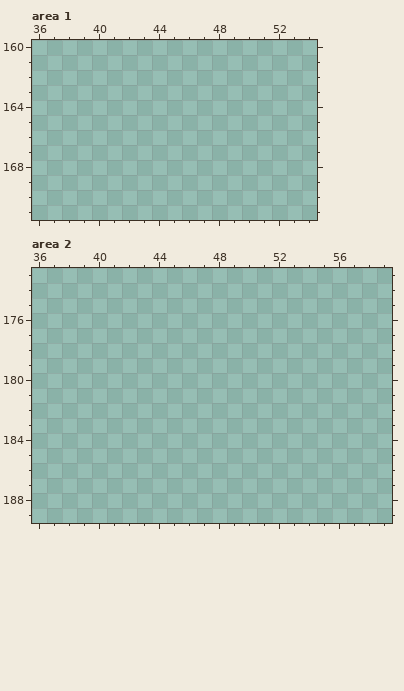
Two states of a pixel-art file, mygame/sprites/bow-1.aseprite. That is the earlier state.
256x256 pixels, 1 frame. Colours within 5 levels of each other are drawn and written as one. Shown: area 1: x 36..54, y 160..171; area 2: x 36..59, y 173..189. The old version is drawn lined up with the new one, on the new canvas. The commit also changed other parts of the picture, which this record leaves out.
After:
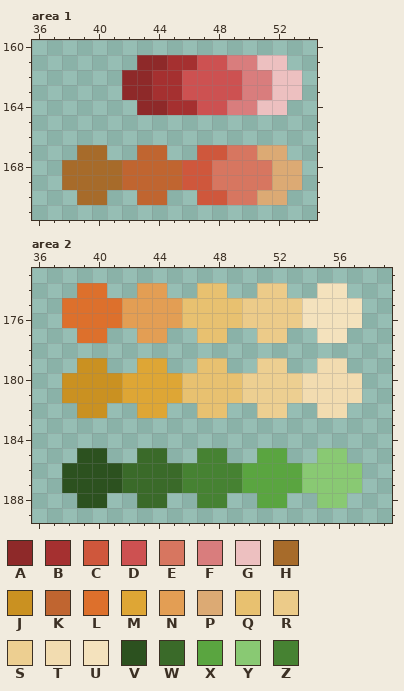
Palette (. is transparent): A #8e2929  B #a53030  C #cf573c  D #cd5151  E #d77660  F #d97d7d  G #edc0c0  H #a76b2a  J #ca9121  K #c06530  L #dd702c  M #dea635  N #e39e54  P #dcaa74  Q #e8c170  R #eccb89  S #edcf91  T #f2dcb0  U #f4e2bd  V #2c511f  W #3a6a29  X #5aa540  Y #89c973  Z #468232
Edits made:
canvas 256x256 -> 512x512
Area 1:
There is now colour A in row 161 at x 43 to 44; in rows 162 to 163 at x 42 to 43; in row 164 at x 43 to 44.
There is now colour B in row 161 at x 45 to 46; in rows 162 to 163 at x 44 to 45; in row 164 at x 45 to 46.
There is now colour C in row 167 at x 47 to 48; in rows 168 to 169 at x 46 to 47; in row 170 at x 47 to 48.
There is now colour D in row 161 at x 47 to 48; in rows 162 to 163 at x 46 to 49; in row 164 at x 47 to 48.
There is now colour E in row 167 at x 49 to 50; in rows 168 to 169 at x 48 to 51; in row 170 at x 49 to 50.
There is now colour F in row 161 at x 49 to 50; in rows 162 to 163 at x 50 to 51; in row 164 at x 49 to 50.
There is now colour G in row 161 at x 51 to 52; in rows 162 to 163 at x 52 to 53; in row 164 at x 51 to 52.
There is now colour H in row 167 at x 39 to 40; in rows 168 to 169 at x 38 to 41; in row 170 at x 39 to 40.
There is now colour K in row 167 at x 43 to 44; in rows 168 to 169 at x 42 to 45; in row 170 at x 43 to 44.
There is now colour P in row 167 at x 51 to 52; in rows 168 to 169 at x 52 to 53; in row 170 at x 51 to 52.
Area 2:
There is now colour J in row 179 at x 39 to 40; in rows 180 to 181 at x 38 to 41; in row 182 at x 39 to 40.
There is now colour L in row 174 at x 39 to 40; in rows 175 to 176 at x 38 to 41; in row 177 at x 39 to 40.
There is now colour M in row 179 at x 43 to 44; in rows 180 to 181 at x 42 to 45; in row 182 at x 43 to 44.
There is now colour N in row 174 at x 43 to 44; in rows 175 to 176 at x 42 to 45; in row 177 at x 43 to 44.
There is now colour Q in row 174 at x 47 to 48; in rows 175 to 176 at x 46 to 49; in row 177 at x 47 to 48; in row 179 at x 47 to 48; in rows 180 to 181 at x 46 to 49; in row 182 at x 47 to 48.
There is now colour R in row 174 at x 51 to 52; in rows 175 to 176 at x 50 to 53; in row 177 at x 51 to 52.
There is now colour S in row 179 at x 51 to 52; in rows 180 to 181 at x 50 to 53; in row 182 at x 51 to 52.
There is now colour T in row 179 at x 55 to 56; in rows 180 to 181 at x 54 to 57; in row 182 at x 55 to 56.
There is now colour U in row 174 at x 55 to 56; in rows 175 to 176 at x 54 to 57; in row 177 at x 55 to 56.
There is now colour V in row 185 at x 39 to 40; in rows 186 to 187 at x 38 to 41; in row 188 at x 39 to 40.
There is now colour W in row 185 at x 43 to 44; in rows 186 to 187 at x 42 to 45; in row 188 at x 43 to 44.
There is now colour X in row 185 at x 51 to 52; in rows 186 to 187 at x 50 to 53; in row 188 at x 51 to 52.
There is now colour Y in row 185 at x 55 to 56; in rows 186 to 187 at x 54 to 57; in row 188 at x 55 to 56.
There is now colour Z in row 185 at x 47 to 48; in rows 186 to 187 at x 46 to 49; in row 188 at x 47 to 48.
Where, in picture pixels (left, top, right, bottom), the same in both pictures:
added: (62, 55, 302, 205)
added: (62, 283, 362, 508)
